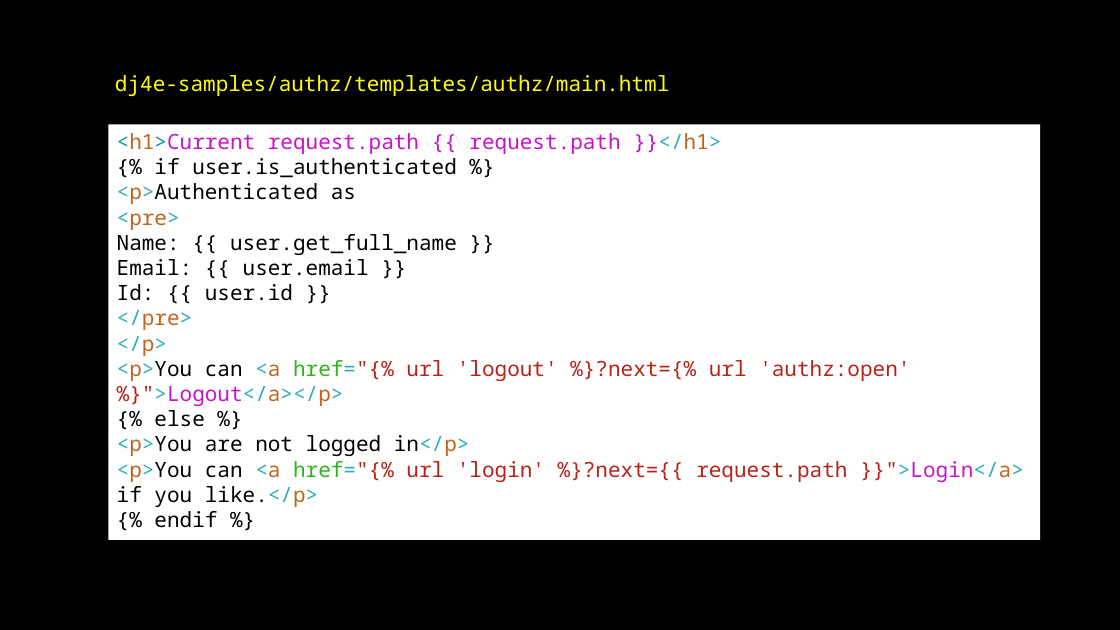
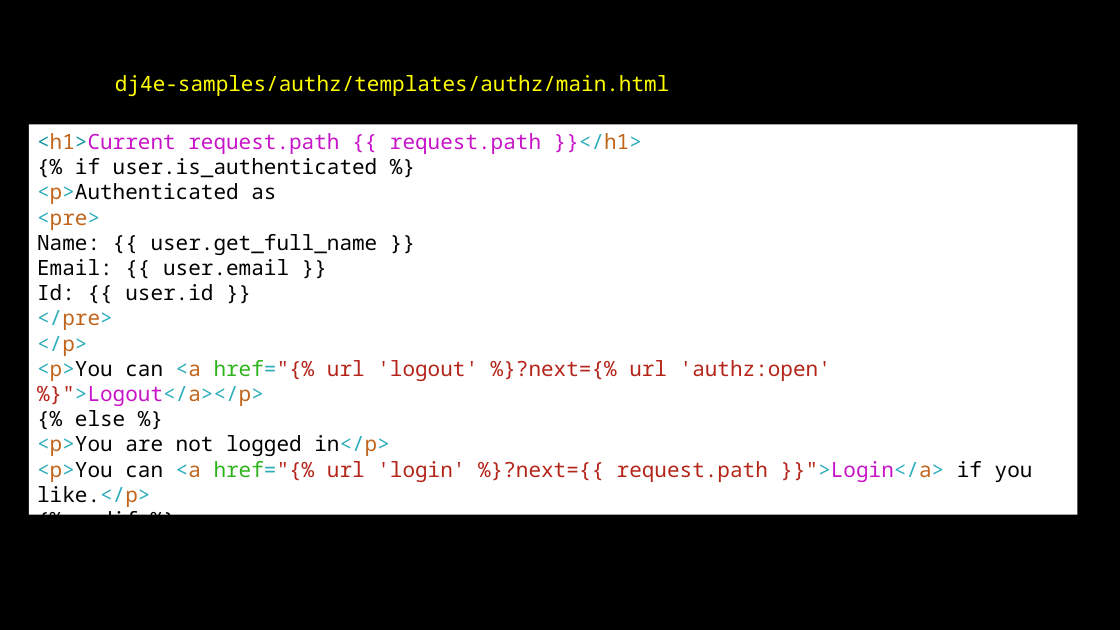
Before and after one commit to csev/dj4e, a slide deck: slide 14 of lectures/DJ-08-Login.pptx. Drawn at 1120x630 pixels with LibreOffice and Linux fonts; fonts in the diff are those of the drawing. Boxes give left, top, right and bottom in pixels: in the first picture for what was removed or moved away, otherwise in the second. Text is boxed around its words. In the diff, an @@ line names an element or a change of style, - is before the commit and + after.

```diff
--- a/lectures/DJ-08-Login.pptx
+++ b/lectures/DJ-08-Login.pptx
@@ rectangle "<h1>Current request.path {{ request.path }}</h1>": place and size @@
-rectangle "<h1>Current request.path {{ request.path }}</h1>" at (108, 124, 1040, 540)
+rectangle "<h1>Current request.path {{ request.path }}</h1>" at (29, 124, 1077, 514)
```
Also in this commit, not shown: 2 other slides changed, 1 slide added, 5 other files.
